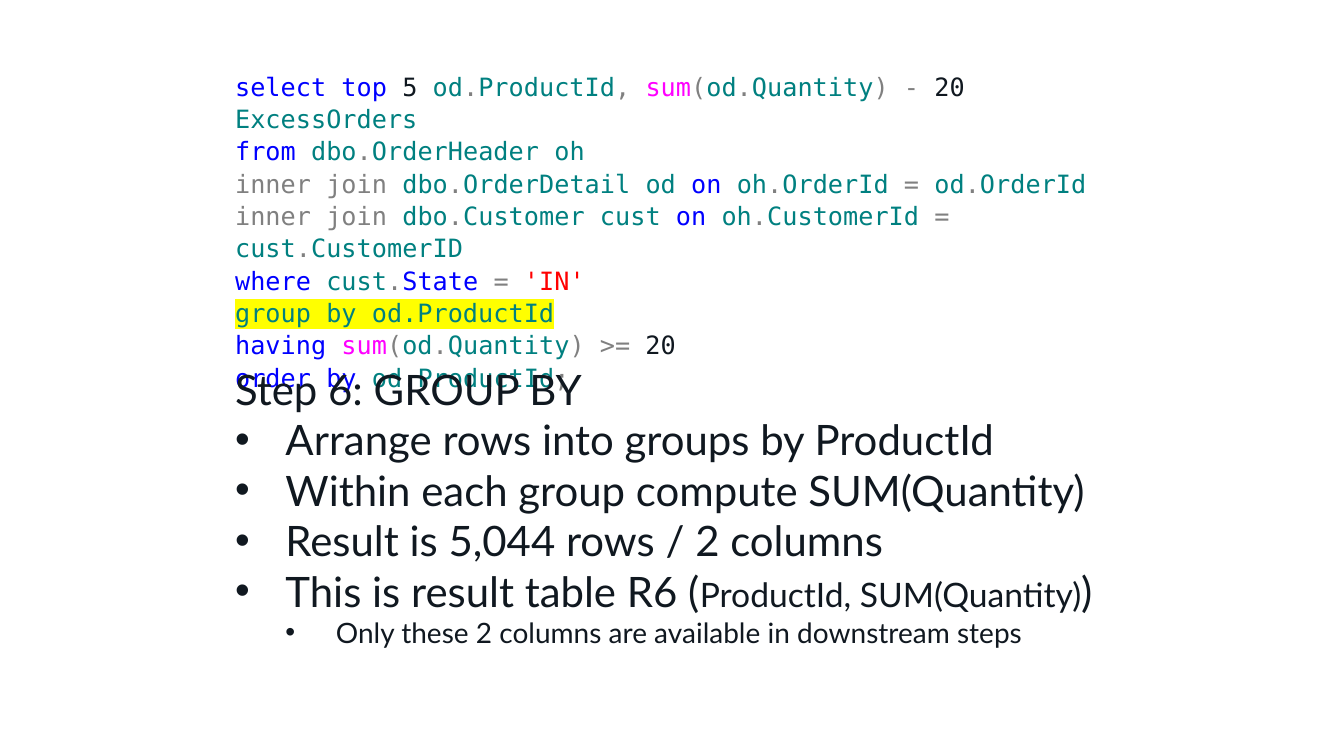
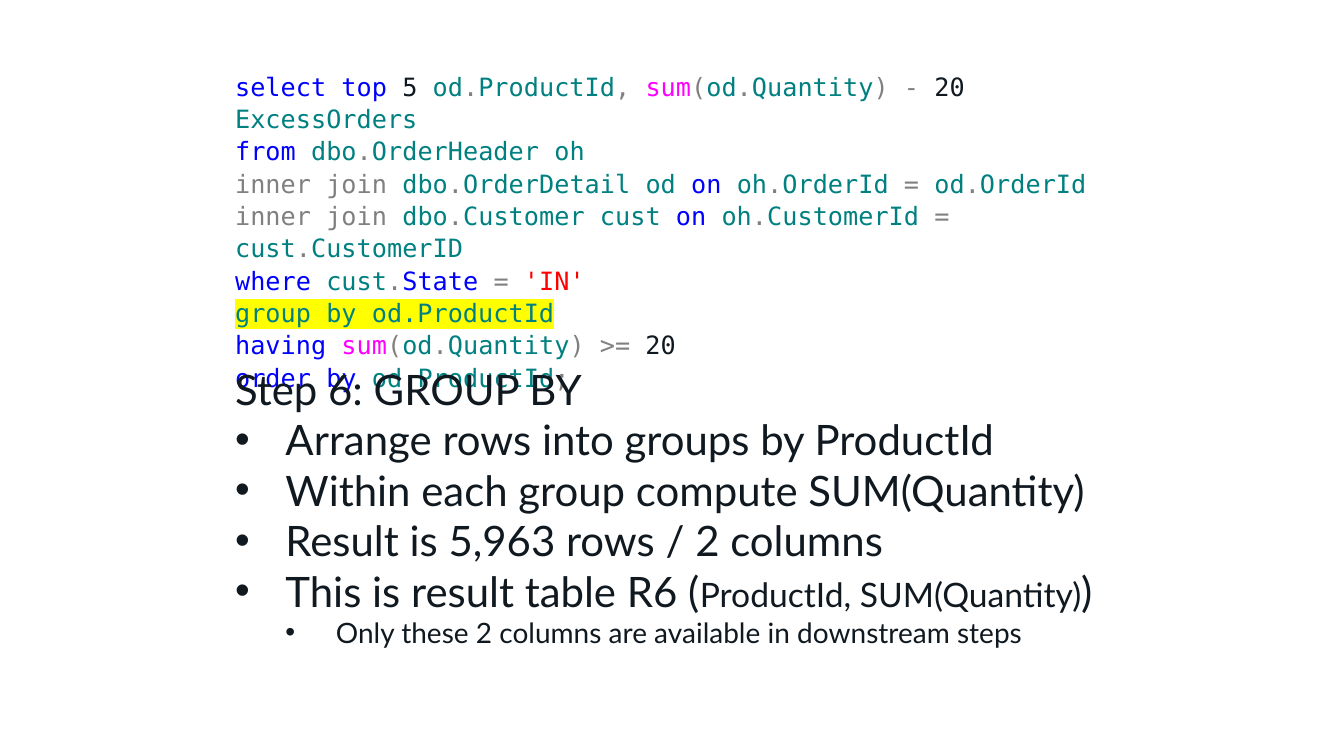
Before and after one commit to tf3604/OptimizerPresentation, a slide deck: slide 14 of Optimizer.pptx. Drawn at 1344x756 pixels with LibreOffice and Linux fonts; fonts in the diff are those of the drawing; background and template pictures are left out. Boxes give left, top, right and bottom in pixels: in the first picture for what was removed or moved away, otherwise in the second. Text is boxed around its words. In the diff, an @@ line names an element or a change of style, - is before the commit and + after.

```diff
--- a/Optimizer.pptx
+++ b/Optimizer.pptx
@@ text at (x1=285, y1=525, x2=883, y2=562): text changed @@
-• Result is 5,044 rows / 2 columns
+• Result is 5,963 rows / 2 columns
```
Also in this commit, not shown: 5 other slides changed, 1 slide added, 1 other file.
